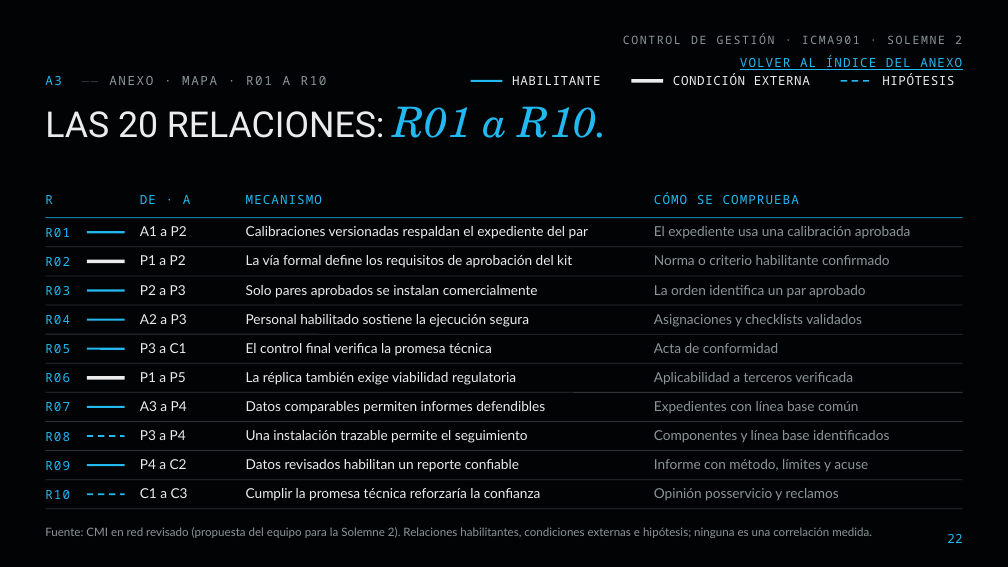
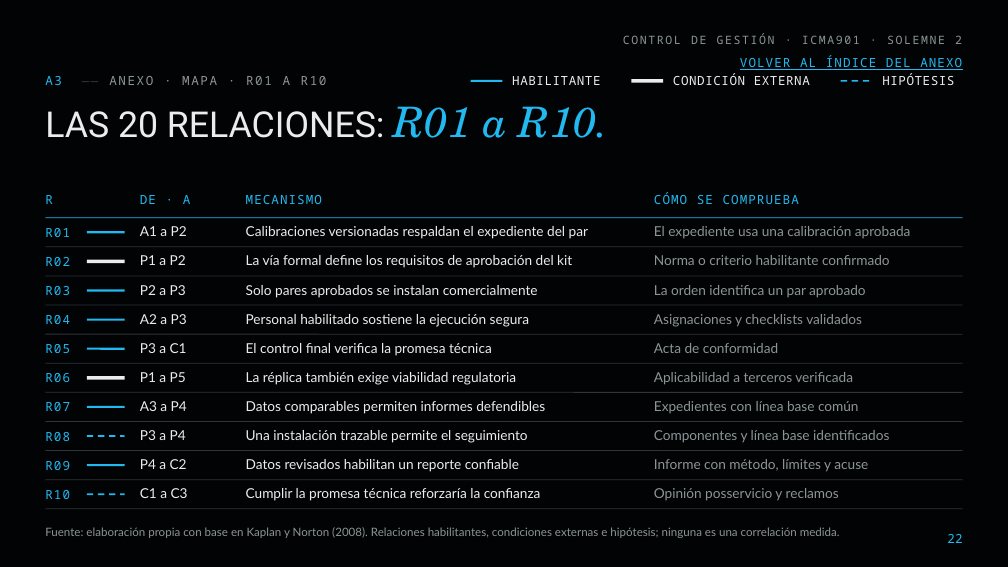
Before and after one commit to diegoaam0109-ux/lumine, a slide deck: slide 22 of solemne-2/Lumine_Solemne2_CMI_Control_de_Gestion.pptx. Drawn at 1008x567 pixels with LibreOffice and Linux fonts; fonts in the diff are those of the drawing; background and template pictures are left out. Boxes give left, top, right and bottom in pixels: in the first picture for what was removed or moved away, otherwise in the second. Text is boxed around its words. In the diff, an @@ line names an element or a change of style, - is before the commit and + after.

```diff
--- a/solemne-2/Lumine_Solemne2_CMI_Control_de_Gestion.pptx
+++ b/solemne-2/Lumine_Solemne2_CMI_Control_de_Gestion.pptx
@@ text at box(45, 527, 840, 538): text changed @@
-Fuente: CMI en red revisado (propuesta del equipo para la Solemne 2). Relaciones habilitantes, condiciones externas e hipótesis; ninguna es una correlación medida.
+Fuente: elaboración propia con base en Kaplan y Norton (2008). Relaciones habilitantes, condiciones externas e hipótesis; ninguna es una correlación medida.
```
Also in this commit, not shown: 26 other slides changed, 24 other files.
